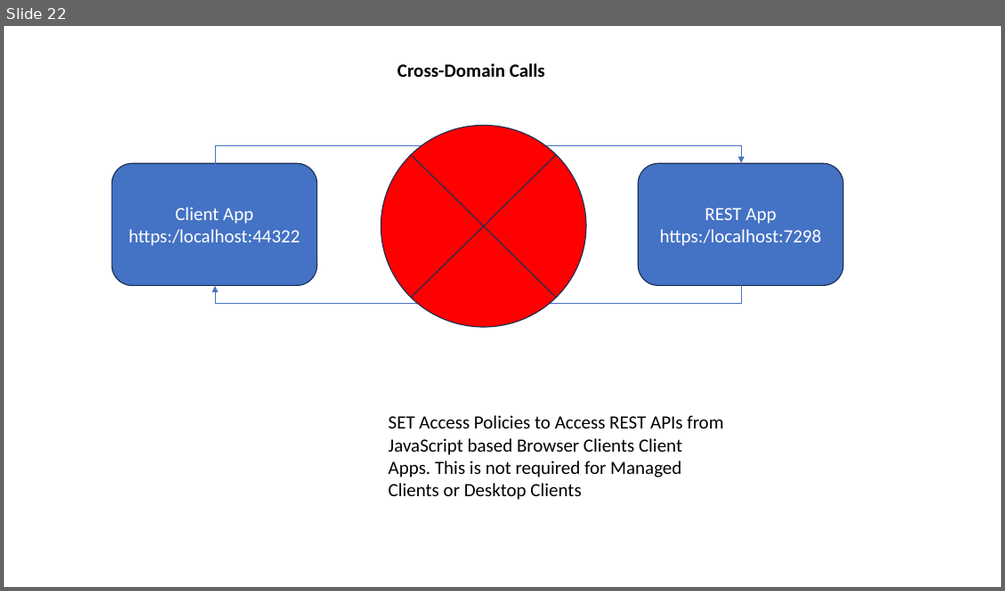
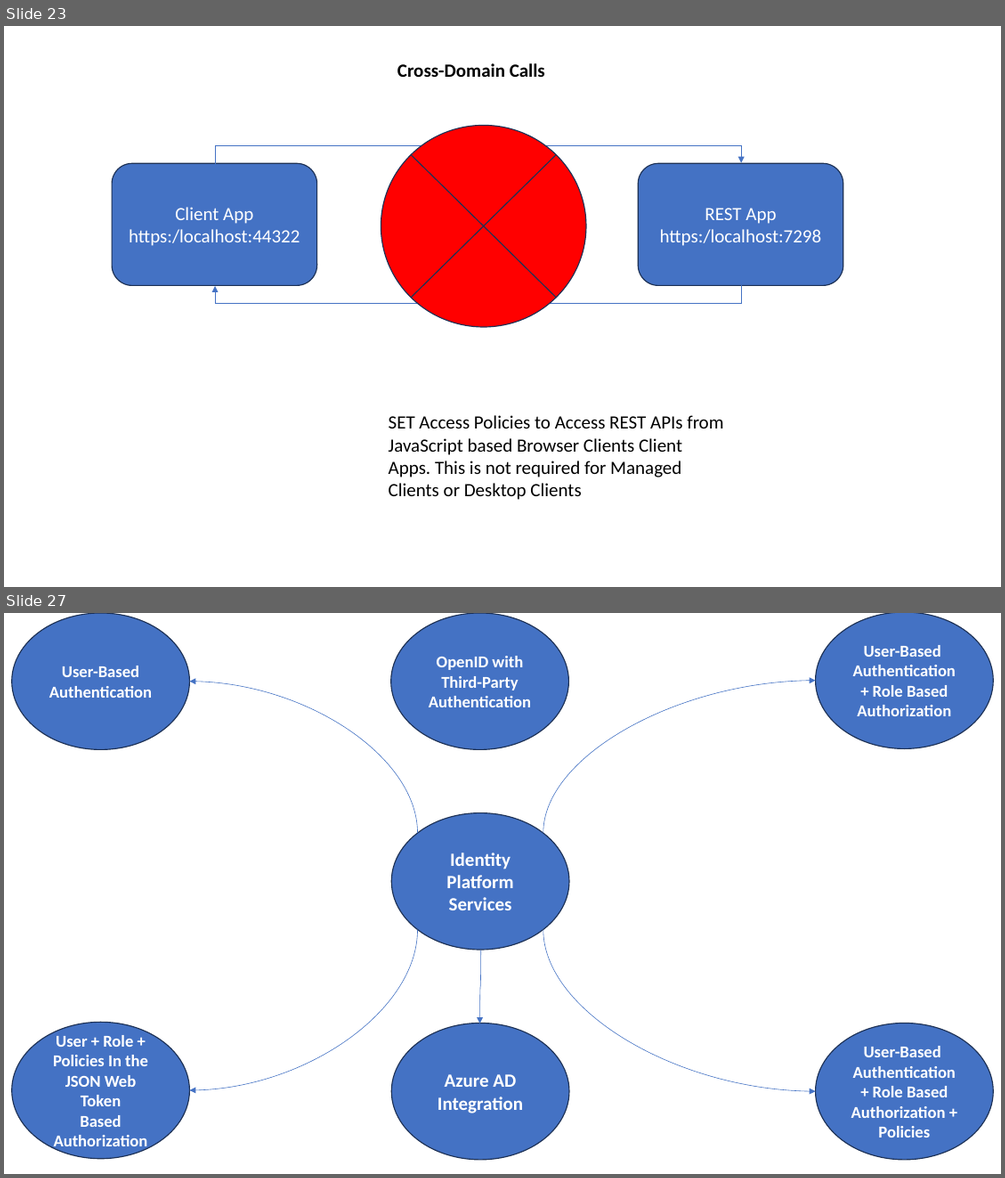
Before and after one commit to maheshsabnis/Capita_NETApps, a slide deck: TrgImages.pptx. Shown one above the other, each under a label of ours: slide 22 before the commit, slides 23 and 27 after it; the slides between them are not shown. The pictures are 1005x591 and 1005x1178 pixels, drawn with LibreOffice and Linux fonts; fonts in the diff are those of the drawing. Boxes give left, top, right and bottom in pixels: in the first picture for what was removed or moved away, otherwise in the second. Text is boxed around its words. In the diff, an @@ line names an element or a change of style, - is before the commit and + after.

```diff
--- a/TrgImages.pptx
+++ b/TrgImages.pptx
@@ slide 27 added at <box>4,613,1001,1174</box>, background #FFFFFF @@
@@ ellipse added at <box>11,613,189,750</box>, fill #4472C4, outline #1E3256 1 pt, 16 pt, text #FFFFFF, bold @@
+User-Based Authentication
@@ ellipse added at <box>391,613,569,750</box>, fill #4472C4, outline #1E3256 1 pt, 16 pt, text #FFFFFF, bold @@
+OpenID with Third-Party
+Authentication
@@ ellipse added at <box>816,613,994,749</box>, fill #4472C4, outline #1E3256 1 pt, 16 pt, text #FFFFFF, bold @@
+User-Based Authentication + Role Based
+Authorization
@@ curved arrow added from (418, 833) to (189, 681), #4472C4 0.5 pt @@
@@ curved arrow added from (543, 833) to (816, 681), #4472C4 0.5 pt @@
@@ ellipse added at <box>391,812,569,949</box>, fill #4472C4, outline #1E3256 1 pt, 18 pt, text #FFFFFF, bold @@
+Identity Platform
+Services
@@ curved arrow added from (418, 929) to (189, 1090), #4472C4 0.5 pt @@
@@ curved arrow added from (543, 929) to (816, 1091), #4472C4 0.5 pt @@
@@ curved arrow added from (481, 950) to (479, 1023), #4472C4 0.5 pt @@
@@ ellipse added at <box>11,1022,189,1159</box>, fill #4472C4, outline #1E3256 1 pt, 16 pt, text #FFFFFF, bold @@
+User + Role + Policies In the JSON Web Token
+Based
+Authorization
@@ ellipse added at <box>391,1022,569,1159</box>, fill #4472C4, outline #1E3256 1 pt, 18 pt, text #FFFFFF, bold @@
+Azure AD
+Integration
@@ ellipse added at <box>816,1022,994,1159</box>, fill #4472C4, outline #1E3256 1 pt, 16 pt, text #FFFFFF, bold @@
+User-Based Authentication + Role Based
+Authorization +
+Policies
@@ what was slide 22 is now slide 23 @@
```
Also in this commit, not shown: 4 other slides added, 5 other files.
